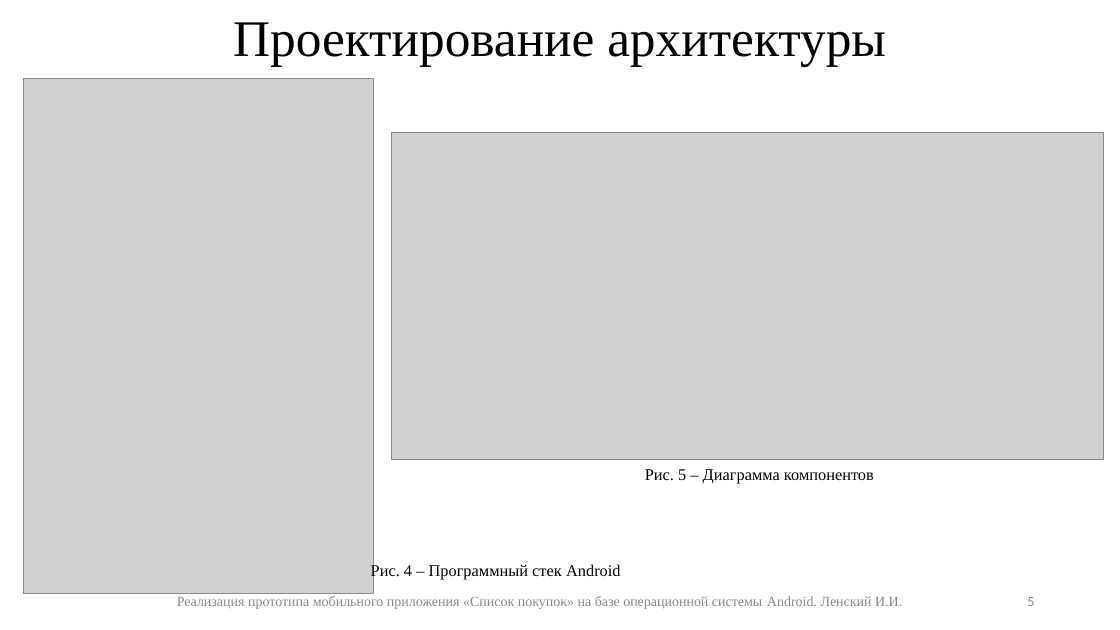
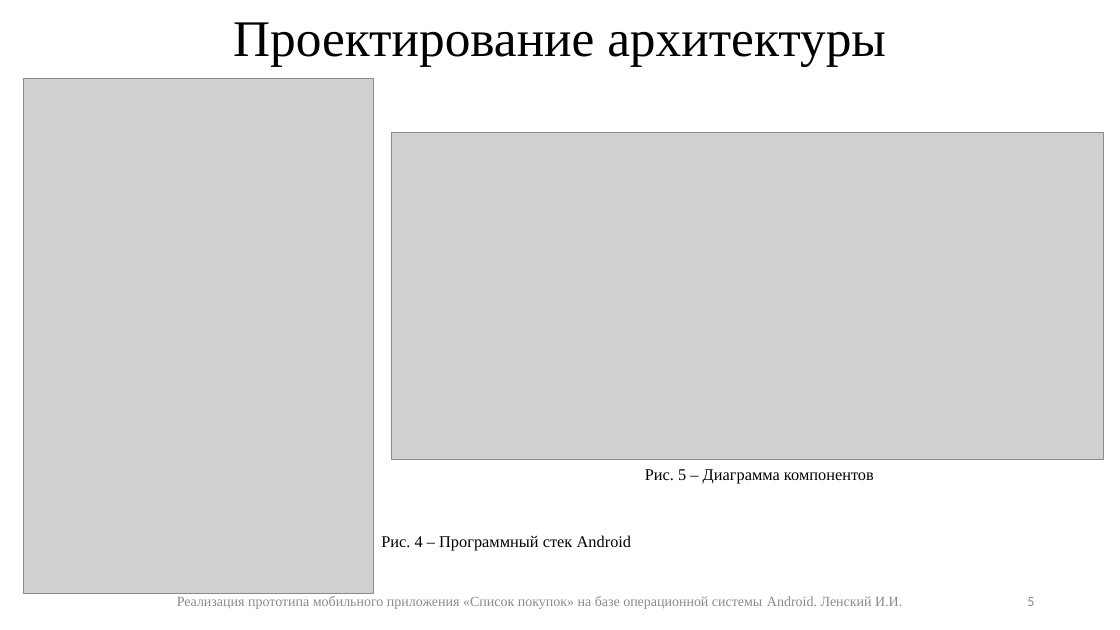
Before and after one commit to IliaLenskii/graduate-work, a slide deck: slide 5 of 3/java-2021-1-Lenskii.pptx. Drawn at 1120x630 pixels with LibreOffice and Linux fonts; fonts in the diff are those of the drawing; grey boxes stand for pictures. Boxes give left, top, right and bottom in pixels: in the first picture for what was removed or moved away, otherwise in the second. Text is boxed around its words. In the diff, an @@ line names an element or a change of style, - is before the commit and + after.

```diff
--- a/3/java-2021-1-Lenskii.pptx
+++ b/3/java-2021-1-Lenskii.pptx
@@ text "Рис. 4 – Программный стек ...": place and size @@
-text "Рис. 4 – Программный стек ..." at [371, 563, 620, 580]
+text "Рис. 4 – Программный стек ..." at [381, 535, 631, 551]
```
Also in this commit, not shown: 1 other slide changed, 2 slides removed.
